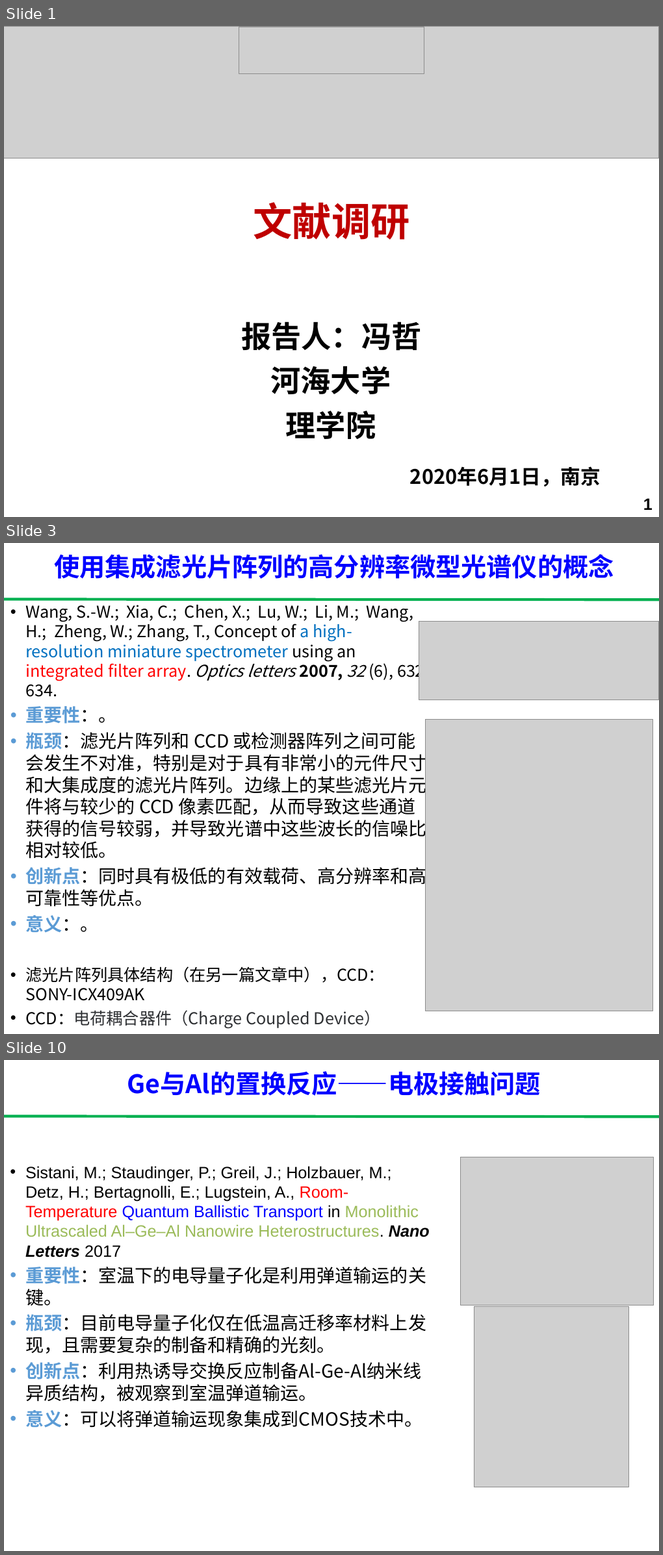
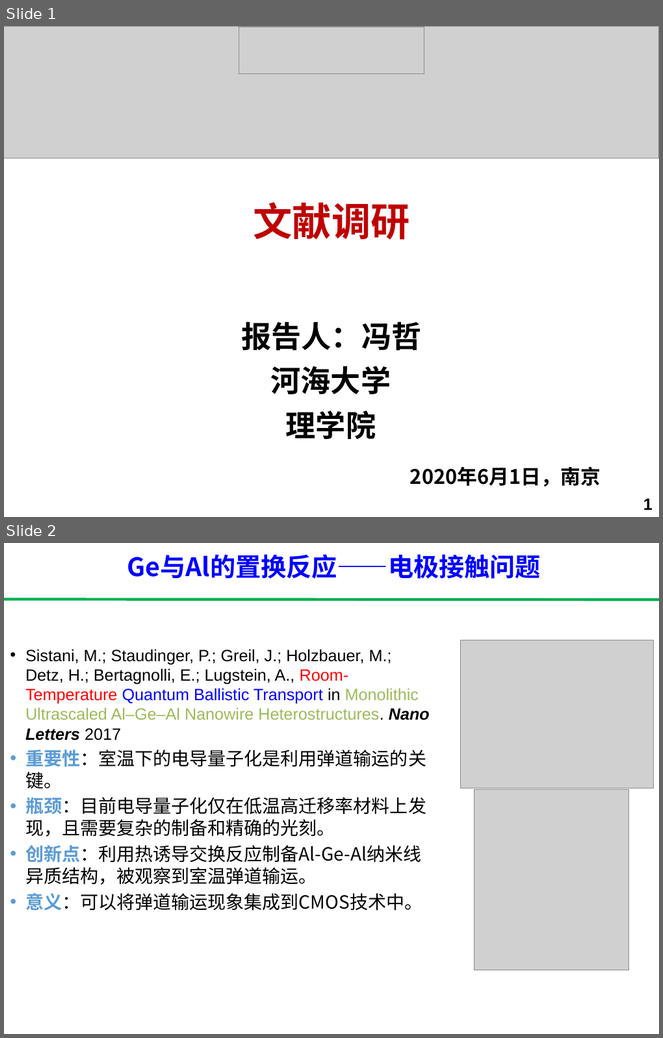
Before and after one commit to ph3n92h3/literature_research, a slide deck: literature_research.pptx. Shown one above the other, each under a label of ours: slides 1, 3 and 10 before the commit, slides 1 and 2 after it; the slides between them are not shown. The pictures are 663x1555 and 663x1038 pixels, drawn with LibreOffice and Linux fonts; fonts in the diff are those of the drawing; grey boxes stand for pictures. Boxes give left, top, right and bottom in pixels: in the first picture for what was removed or moved away, otherwise in the second. Text is boxed around its words. In the diff, an @@ line names an element or a change of style, - is before the commit and + after.

```diff
--- a/literature_research.pptx
+++ b/literature_research.pptx
@@ slide 3 removed at [4, 543, 659, 1034], background #FFFFFF @@
@@ text removed at [54, 554, 614, 579] @@
-使用集成滤光片阵列的高分辨率微型光谱仪的概念
@@ line removed from (659, 600) to (4, 600) @@
@@ text removed at [25, 605, 430, 1029] @@
-• Wang, S.-W.; Xia, C.; Chen, X.; Lu, W.; Li, M.; Wang, H.; Zheng, W.; Zhang, T., Concept of a high-resolution miniature spectrometer using an integrated filter array. Optics letters 2007, 32 (6), 632-634.
-• 重要性：。
-• 瓶颈：滤光片阵列和 CCD 或检测器阵列之间可能会发生不对准，特别是对于具有非常小的元件尺寸和大集成度的滤光片阵列。边缘上的某些滤光片元件将与较少的 CCD 像素匹配，从而导致这些通道获得的信号较弱，并导致光谱中这些波长的信噪比相对较低。
-• 创新点：同时具有极低的有效载荷、高分辨率和高可靠性等优点。
-• 意义：。
-• 滤光片阵列具体结构（在另一篇文章中），CCD：SONY-ICX409AK
-• CCD：电荷耦合器件（Charge Coupled Device）
@@ picture removed at [419, 622, 659, 700] @@
@@ picture removed at [426, 719, 653, 1012] @@
@@ what was slide 10 is now slide 2 @@
```
Also in this commit, not shown: 7 other slides removed, 21 other files.
